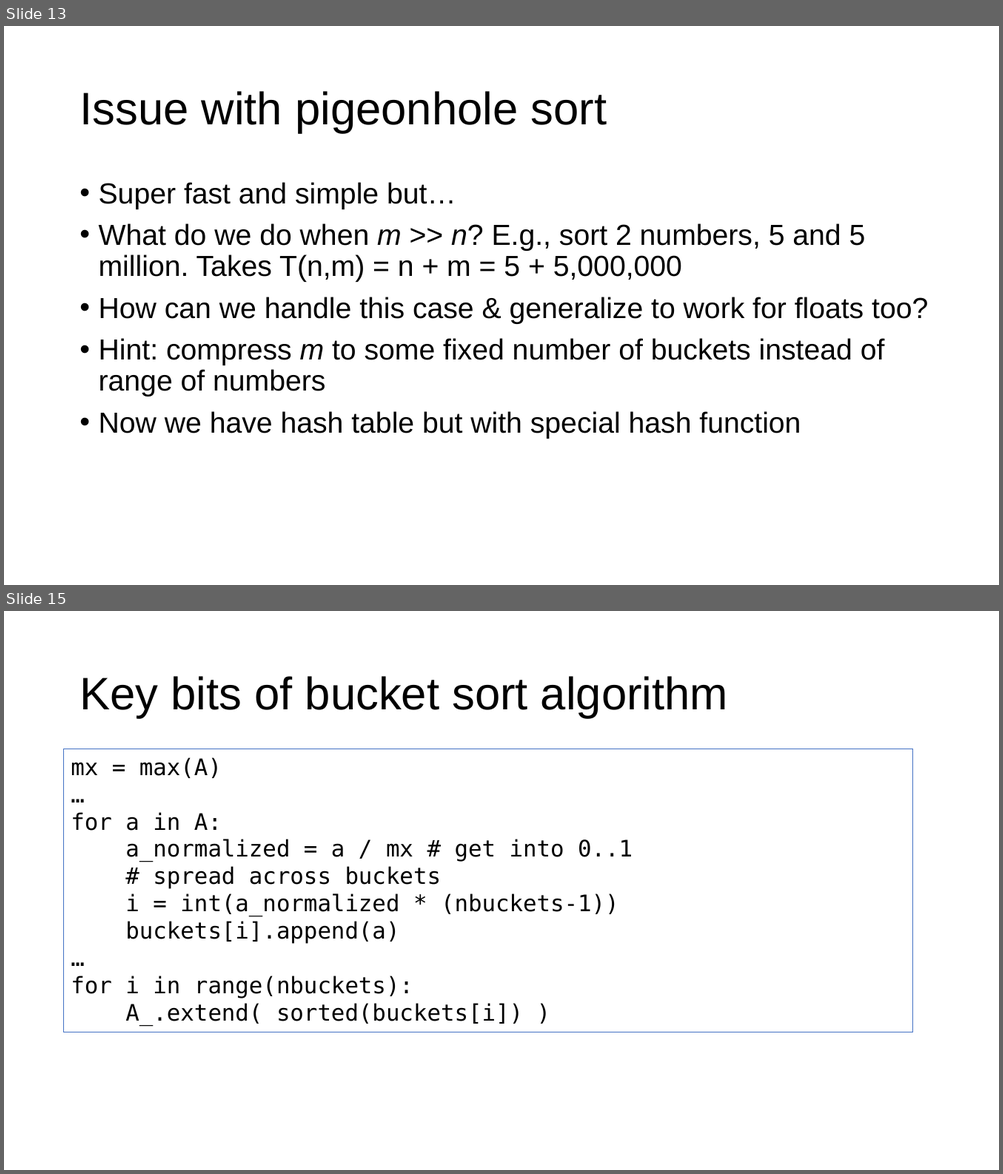
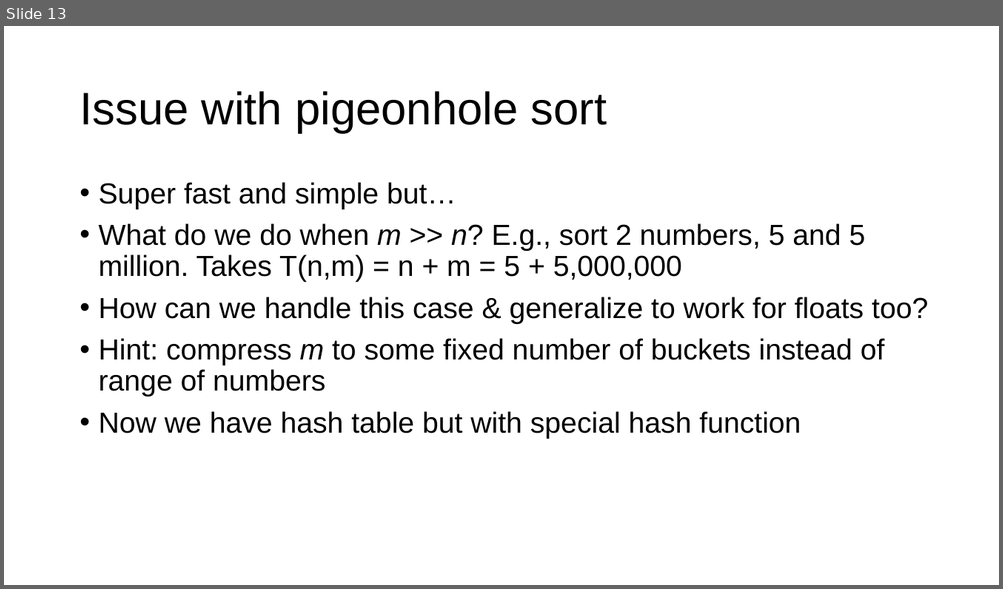
Before and after one commit to USFCA-MSDS/msds689, a slide deck: notes/sorting.pptx. Shown one above the other, each under a label of ours: slides 13 and 15 before the commit, slide 13 after it; the slides between them are not shown. The pictures are 1003x1174 and 1003x589 pixels, drawn with LibreOffice and Linux fonts; fonts in the diff are those of the drawing; background and template pictures are left out. Boxes give left, top, right and bottom in pixels: in the first picture for what was removed or moved away, otherwise in the second. Text is boxed around its words. In the diff, an @@ line names an element or a change of style, - is before the commit and + after.

```diff
--- a/notes/sorting.pptx
+++ b/notes/sorting.pptx
@@ slide 15 removed at bbox=[4, 611, 999, 1170], background #FFFFFF @@
@@ title removed at bbox=[79, 676, 728, 718] @@
-Key bits of bucket sort algorithm
@@ rectangle removed at bbox=[64, 749, 913, 1033] @@
-mx = max(A)
-…
-for a in A:
-a_normalized = a / mx # get into 0..1
-# spread across buckets
-i = int(a_normalized * (nbuckets-1))
-buckets[i].append(a)
-…
-for i in range(nbuckets):
-A_.extend( sorted(buckets[i]) )
```
Also in this commit, not shown: 2 slides changed, 6 other slides removed, 3 other files.
